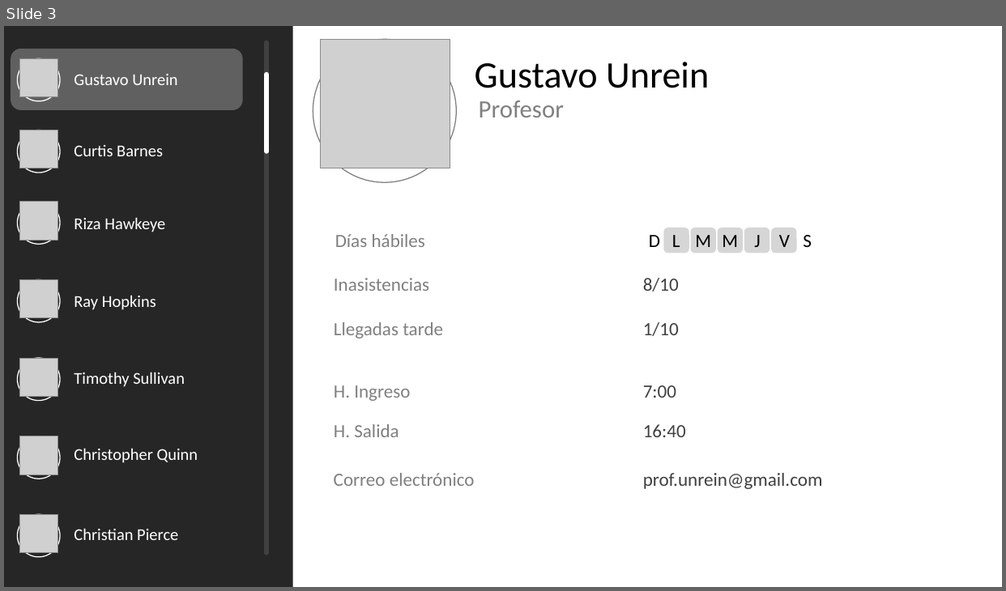
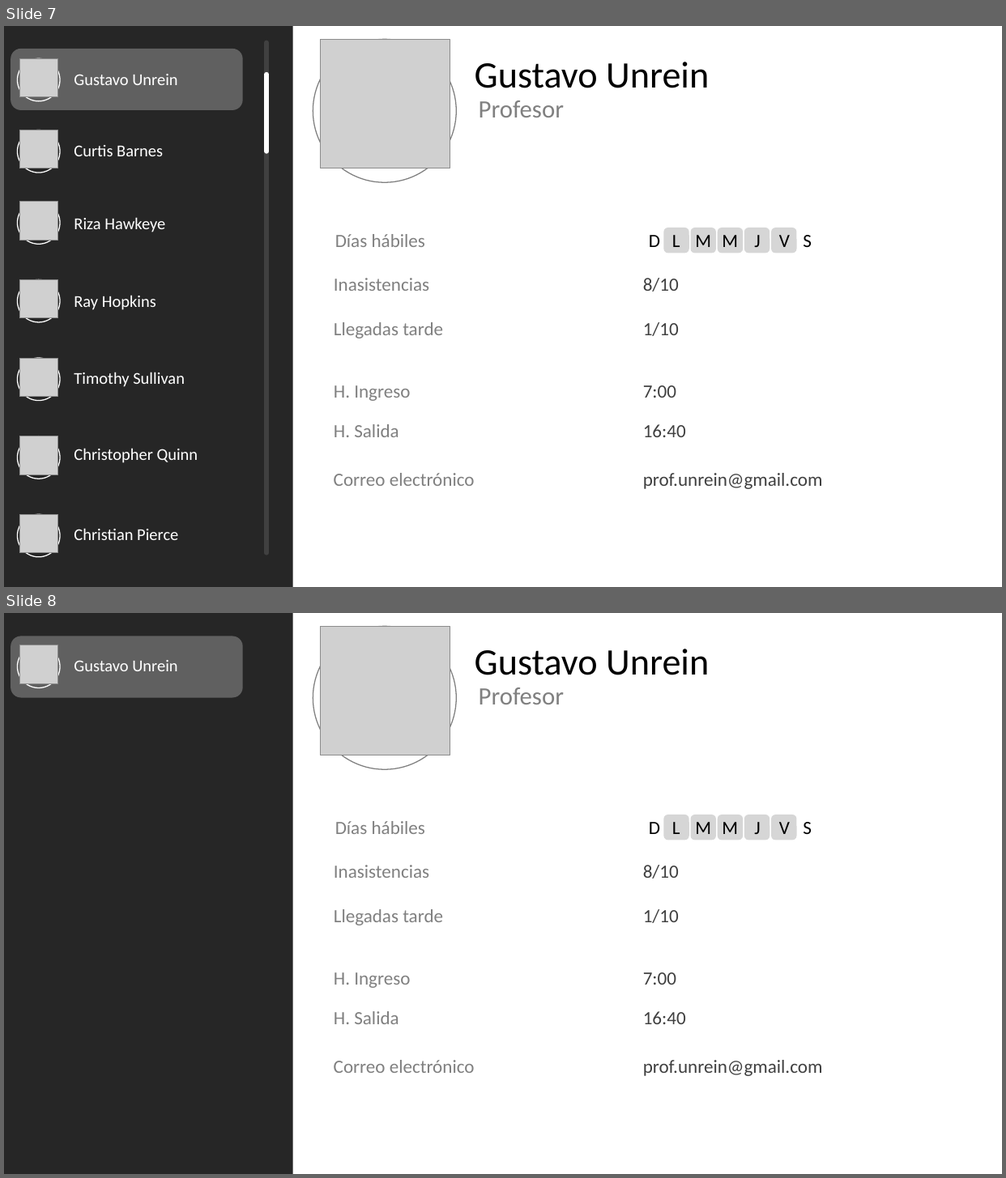
Before and after one commit to Pablo-22/UTN-App, a slide deck: MAQUETA.pptx. Shown one above the other, each under a label of ours: slide 3 before the commit, slides 7 and 8 after it. The pictures are 1006x591 and 1006x1178 pixels, drawn with LibreOffice and Linux fonts; fonts in the diff are those of the drawing; grey boxes stand for pictures. Boxes give left, top, right and bottom in pixels: in the first picture for what was removed or moved away, otherwise in the second. Text is boxed around its words. In the diff, an @@ line names an element or a change of style, - is before the commit and + after.

```diff
--- a/MAQUETA.pptx
+++ b/MAQUETA.pptx
@@ slide 8 added at [4, 613, 1002, 1174], background #FFFFFF @@
@@ rectangle added at [4, 613, 293, 1174], fill #262626 @@
@@ ellipse added at [313, 627, 456, 769], outline #808080 1 pt @@
@@ picture added at [320, 627, 450, 756] @@
@@ group added at [10, 636, 243, 697]: 1 rounded rectangle, 1 ellipse, 1 picture, 1 text @@
+Gustavo Unrein
@@ text added at [475, 649, 709, 675], 36 pt, text #000000 @@
+Gustavo Unrein
@@ text added at [479, 688, 564, 705], 24 pt, text #808080 @@
+Profesor
@@ text added at [335, 821, 425, 834], 18 pt, text #808080 @@
+Días hábiles
@@ text added at [649, 822, 660, 834], 18 pt, text #000000 @@
+D
@@ rounded rectangle added at [663, 815, 689, 840], fill #000000 at 16% opacity @@
@@ text added at [672, 822, 680, 834], 18 pt, text #000000 @@
+L
@@ rounded rectangle added at [691, 815, 716, 840], fill #000000 at 16% opacity @@
@@ text added at [695, 822, 711, 834], 18 pt, text #000000 @@
+M
@@ rounded rectangle added at [718, 815, 743, 840], fill #000000 at 16% opacity @@
@@ text added at [722, 822, 738, 834], 18 pt, text #000000 @@
+M
@@ rounded rectangle added at [744, 815, 769, 840], fill #000000 at 16% opacity @@
@@ text added at [754, 822, 760, 834], 18 pt, text #000000 @@
+J
@@ rounded rectangle added at [771, 815, 797, 840], fill #000000 at 16% opacity @@
@@ text added at [779, 822, 790, 834], 18 pt, text #000000 @@
+V
@@ text added at [803, 822, 812, 834], 18 pt, text #000000 @@
+S
@@ text added at [334, 865, 429, 878], 18 pt, text #808080 @@
+Inasistencias
@@ text added at [643, 865, 679, 879], 18 pt, text #404040 @@
+8/10
@@ text added at [334, 909, 443, 926], 18 pt, text #808080 @@
+Llegadas tarde
@@ text added at [643, 909, 679, 923], 18 pt, text #404040 @@
+1/10
@@ text added at [334, 973, 410, 988], 18 pt, text #808080 @@
+H. Ingreso
@@ text added at [643, 973, 676, 985], 18 pt, text #404040 @@
+7:00
@@ text added at [334, 1012, 398, 1024], 18 pt, text #808080 @@
+H. Salida
@@ text added at [643, 1012, 686, 1024], 18 pt, text #404040 @@
+16:40
@@ text added at [334, 1060, 475, 1073], 18 pt, text #808080 @@
+Correo electrónico
@@ text added at [643, 1060, 823, 1076], 18 pt, text #404040 @@
+prof.unrein@gmail.com
@@ what was slide 3 is now slide 7 @@
```
Also in this commit, not shown: 1 slide changed, 3 other slides added, 3 slides removed.
